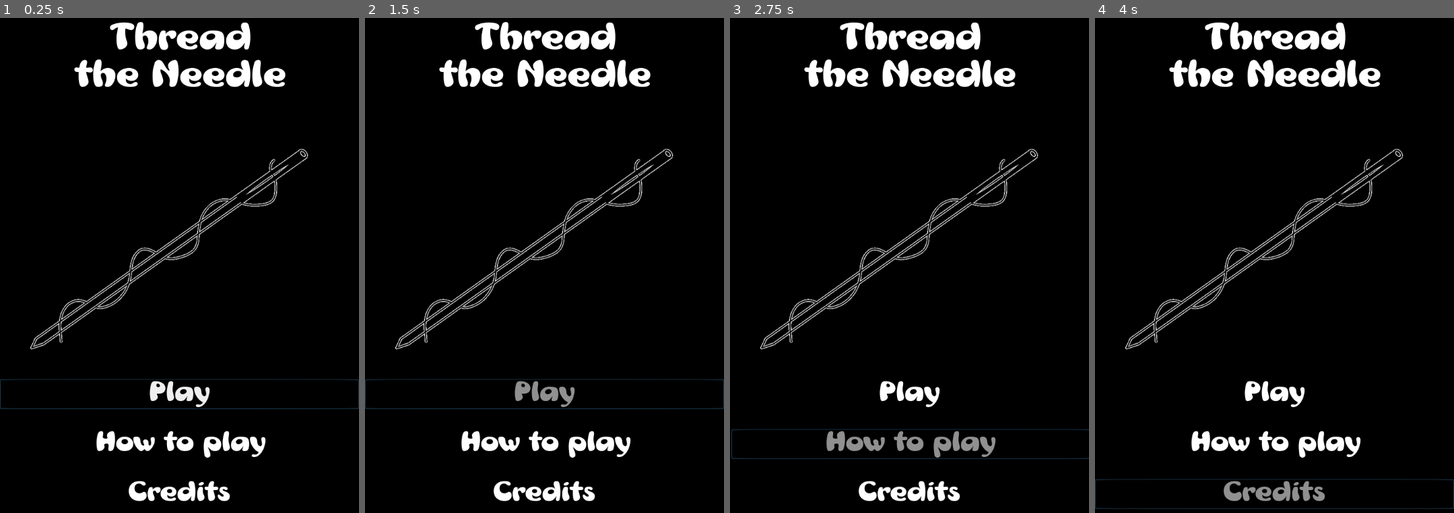
Above: before the commit, frames 1-4 (left to right).
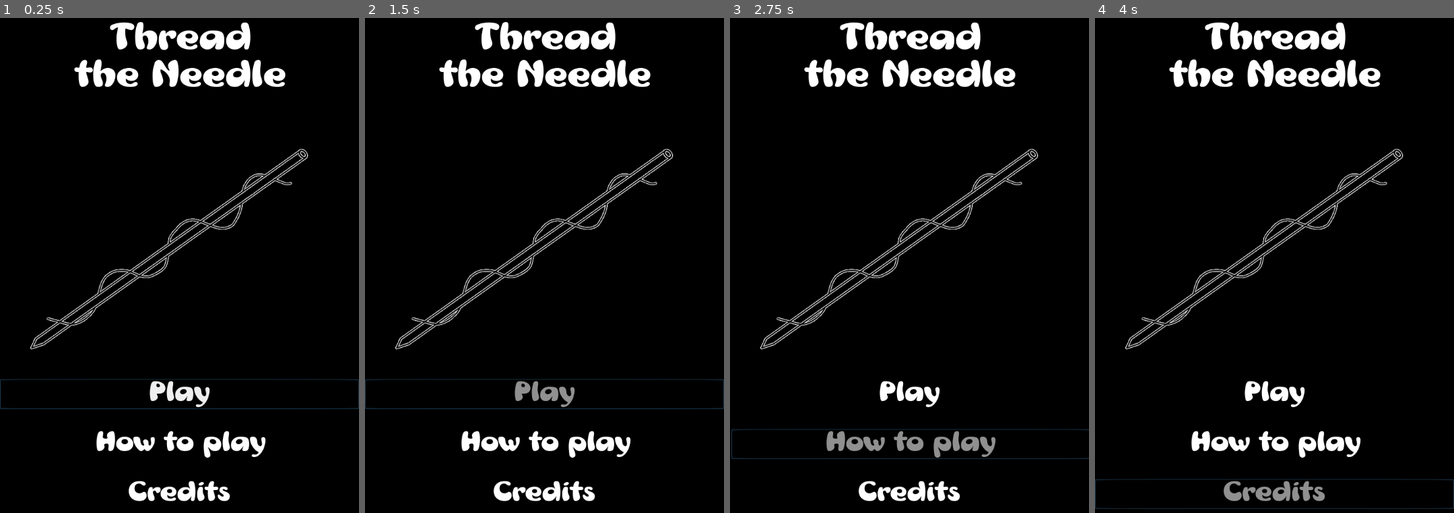
Above: after the commit, the same moments.

Repository: jhaydari72/DroptheBall1
Game: Godot game, scene res://Menu Screen/Menu Set Up .tscn
Two runs of this game, one before a commit and one after it. Both use one fixed random seed, a clock stepped at 60 frames per second and the inputs below.
Inputs:
- Up to frame 1 (0.25 s): no input
- Up to frame 2 (1.5 s): click "Play" at 0.5 s; click "Play" at 1.25 s
- Up to frame 3 (2.75 s): click "How to play" at 2 s
- Up to frame 4 (4 s): click "Credits" at 2.75 s; hold Right (ui_right) from 3.53 s (still down)

The runs differ from the first frame. In frame 1, 1.2% of the frame differs, in the area x 9-86%, y 26-67%; in frame 2, 1.2%; in frame 3, 1.2%; in frame 4, 1.2%.

Commit message:
Background pushed

Diff:
--- a/DroptheBall/Menu Screen/Menu Set Up .tscn
+++ b/DroptheBall/Menu Screen/Menu Set Up .tscn
@@ -54,7 +54,6 @@
 position = Vector2( 470.569, 569.875 )
 frames = SubResource( 1 )
 animation = "title"
-frame = 1
 playing = true
 
 [node name="Label" type="Label" parent="."]
--- a/DroptheBall/Player/Player.tscn
+++ b/DroptheBall/Player/Player.tscn
@@ -6,6 +6,7 @@
 [ext_resource path="res://Player/Hitbox.tscn" type="PackedScene" id=4]
 [ext_resource path="res://Levels/Background Music.wav" type="AudioStream" id=5]
 [ext_resource path="res://Player/Area2D.gd" type="Script" id=6]
+[ext_resource path="res://Background and Walls/Backgrounf Pattern 1.png" type="Texture" id=7]
 
 [sub_resource type="SpriteFrames" id=1]
 animations = [ {
@@ -32,6 +33,17 @@
 [node name="Camera2D" type="Camera2D" parent="."]
 current = true
 
+[node name="ParallaxBackground" type="ParallaxBackground" parent="Camera2D"]
+scroll_base_scale = Vector2( 0.75, 0.75 )
+
+[node name="ParallaxLayer" type="ParallaxLayer" parent="Camera2D/ParallaxBackground"]
+motion_mirroring = Vector2( 775, 1000 )
+
+[node name="Background Pattern test 20" type="Sprite" parent="Camera2D/ParallaxBackground/ParallaxLayer"]
+position = Vector2( 355.655, 551.052 )
+scale = Vector2( 1.07653, 1.04398 )
+texture = ExtResource( 7 )
+
 [node name="Area2D" type="Area2D" parent="."]
 script = ExtResource( 6 )
 
Binary file added: DroptheBall/Background and Walls/Background Pattern test 2.0.png
Not shown, added: DroptheBall/Background and Walls/Background Pattern test 2.0.png.import
Binary file added: DroptheBall/Background and Walls/Backgrounf Pattern 1.png
Not shown, added: DroptheBall/Background and Walls/Backgrounf Pattern 1.png.import
Binary file added: DroptheBall/Background and Walls/backgroundgeo.png
Not shown, added: DroptheBall/Background and Walls/backgroundgeo.png.import
Not shown: 1 places in DroptheBall/Player/Player.tscn that only renumber resources
